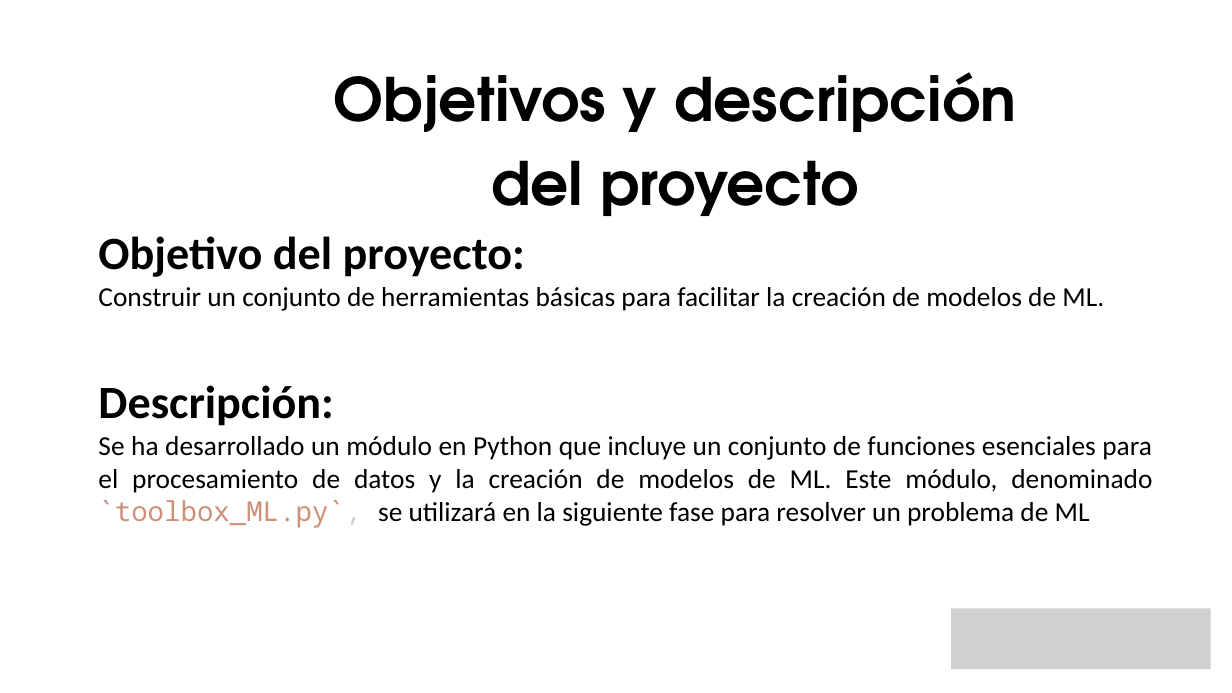
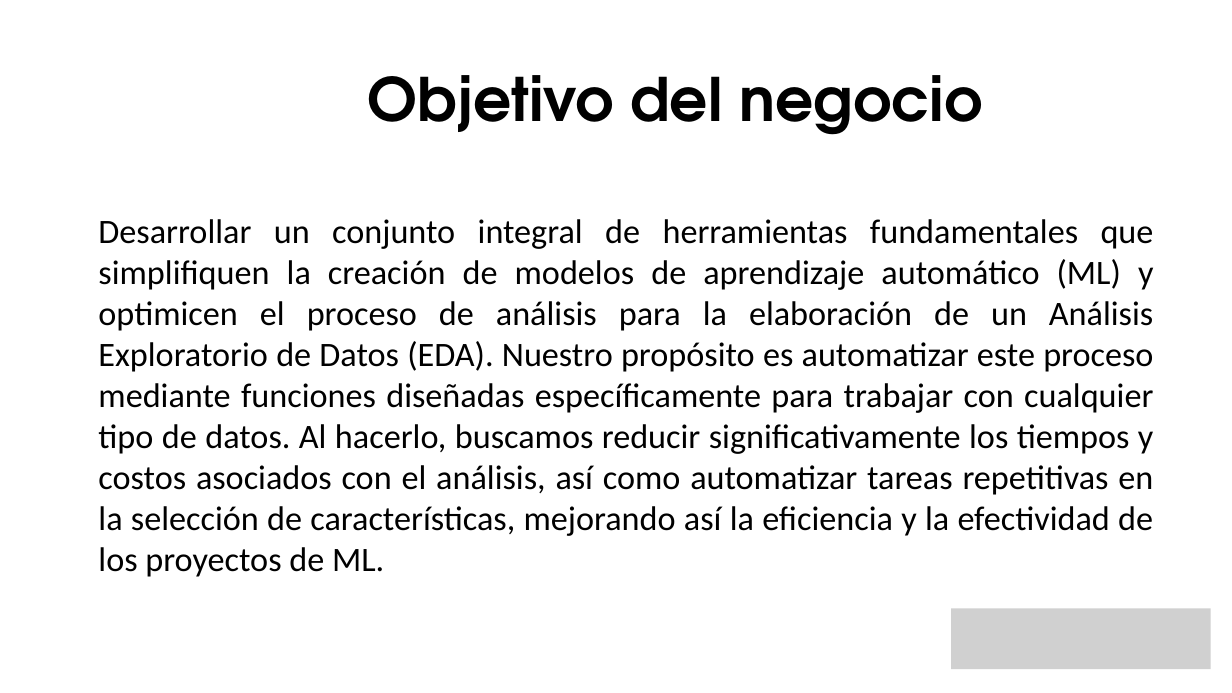
Before and after one commit to apvwbm/Team-Challenge---Lost-in-ML, a slide deck: slide 2 of Team Lost in ML.pptx. Drawn at 1232x693 pixels with LibreOffice and Linux fonts; fonts in the diff are those of the drawing; grey boxes stand for pictures; background and template pictures are left out. Boxes give left, top, right and bottom in pixels: in the first picture for what was removed or moved away, otherwise in the second. Text is boxed around its words. In the diff, an @@ line names an element or a change of style, - is before the commit and + after.

```diff
--- a/Team Lost in ML.pptx
+++ b/Team Lost in ML.pptx
@@ text at (x1=368, y1=75, x2=982, y2=135): text changed @@
-Objetivos y descripción del proyecto
+Objetivo del negocio
@@ text removed at (x1=98, y1=236, x2=1104, y2=311) @@
-Objetivo del proyecto:
-Construir un conjunto de herramientas básicas para facilitar la creación de modelos de ML.
@@ text added at (x1=98, y1=219, x2=1154, y2=577), 40 pt, text #000000 @@
+Desarrollar un conjunto integral de herramientas fundamentales que simplifiquen la creación de modelos de aprendizaje automático (ML) y optimicen el proceso de análisis para la elaboración de un Análisis Exploratorio de Datos (EDA). Nuestro propósito es automatizar este proceso mediante funciones diseñadas específicamente para trabajar con cualquier tipo de datos. Al hacerlo, buscamos reducir significativamente los tiempos y costos asociados con el análisis, así como automatizar tareas repetitivas en la selección de características, mejorando así la eficiencia y la efectividad de los proyectos de ML.
@@ text removed at (x1=98, y1=385, x2=1152, y2=528) @@
-Descripción:
-Se ha desarrollado un módulo en Python que incluye un conjunto de funciones esenciales para el procesamiento de datos y la creación de modelos de ML. Este módulo, denominado `toolbox_ML.py`, se utilizará en la siguiente fase para resolver un problema de ML
```
Also in this commit, not shown: 3 other slides changed, 11 slides added.
